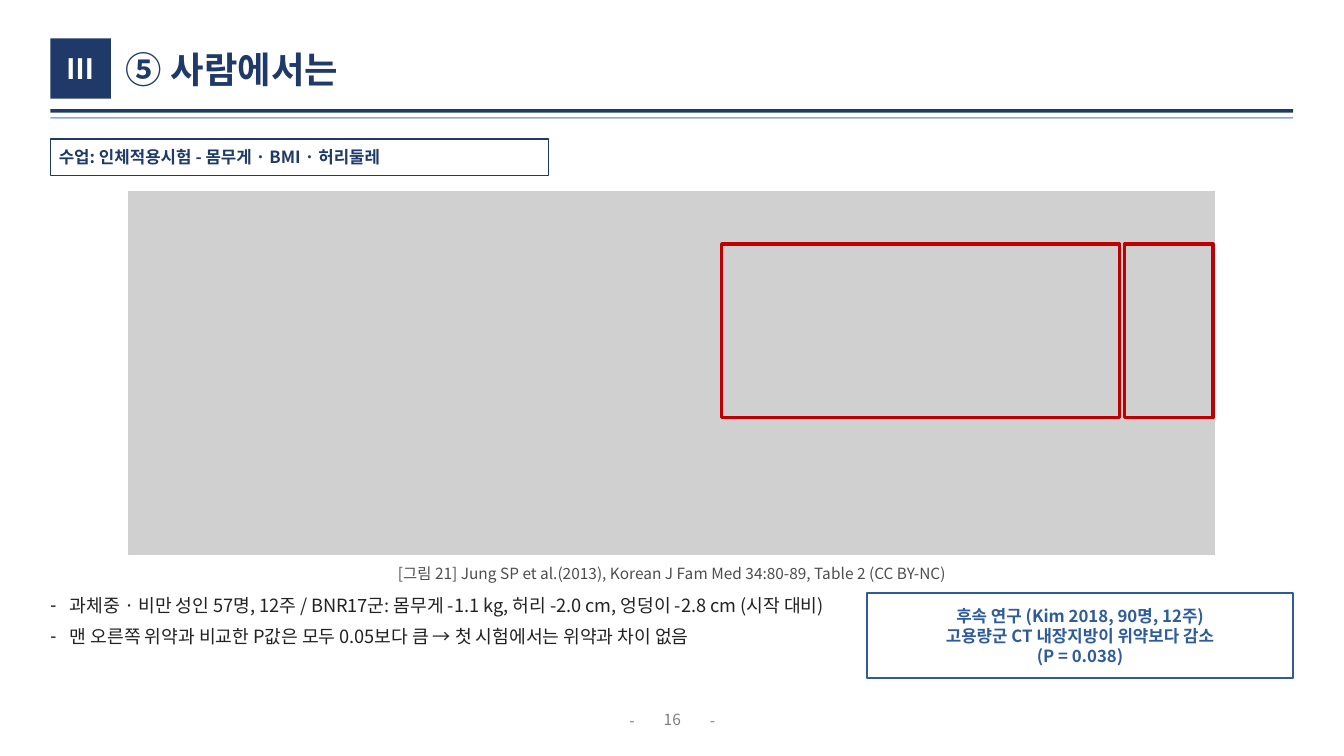
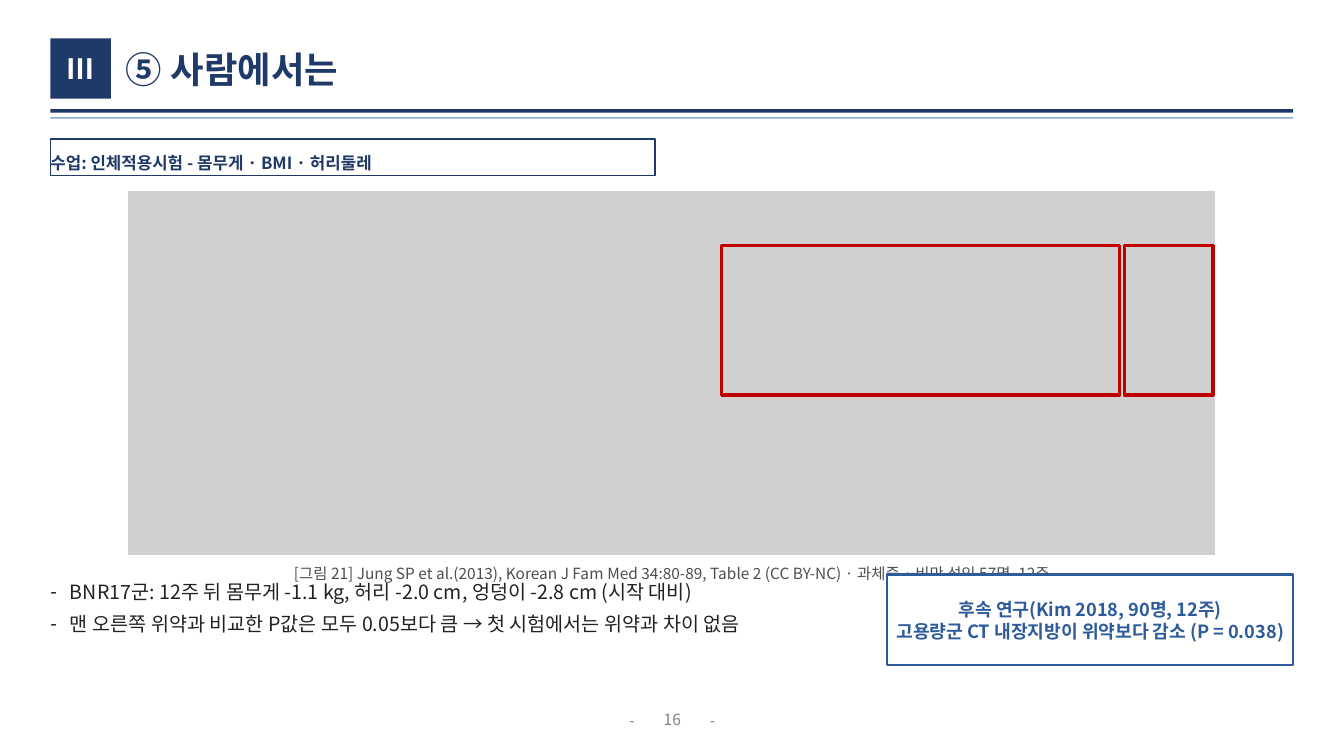
Before and after one commit to logvinca99-cell/logvinca, a slide deck: slide 16 of 발표자료/체중조절_발표_기능성식품학.pptx. Drawn at 1344x756 pixels with LibreOffice and Linux fonts; fonts in the diff are those of the drawing; grey boxes stand for pictures. Boxes give left, top, right and bottom in pixels: in the first picture for what was removed or moved away, otherwise in the second. Text is boxed around its words. In the diff, an @@ line names an element or a change of style, - is before the commit and + after.

```diff
--- a/발표자료/체중조절_발표_기능성식품학.pptx
+++ b/발표자료/체중조절_발표_기능성식품학.pptx
@@ rectangle "수업: 인체적용시험 - 몸무게 · ...": place and size @@
-rectangle "수업: 인체적용시험 - 몸무게 · ..." at box(50, 139, 549, 175)
+rectangle "수업: 인체적용시험 - 몸무게 · ..." at box(50, 139, 655, 175)
@@ rectangle: place and size @@
-rectangle at box(722, 244, 1120, 417)
+rectangle at box(722, 246, 1120, 395)
@@ rectangle: place and size @@
-rectangle at box(1124, 244, 1213, 417)
+rectangle at box(1124, 246, 1213, 395)
@@ text at box(294, 566, 1049, 584): text changed @@
-[그림 21] Jung SP et al.(2013), Korean J Fam Med 34:80-89, Table 2 (CC BY-NC)
+[그림 21] Jung SP et al.(2013), Korean J Fam Med 34:80-89, Table 2 (CC BY-NC) · 과체중 · 비만 성인 57명, 12주
@@ text "BNR17군: 12주 뒤 몸무게 -1.1 ...": place and size @@
-text "BNR17군: 12주 뒤 몸무게 -1.1 ..." at box(70, 597, 824, 645)
+text "BNR17군: 12주 뒤 몸무게 -1.1 ..." at box(70, 578, 740, 633)
@@ text at box(70, 578, 692, 604): text changed; size 13 to 14 pt @@
-– 과체중 · 비만 성인 57명, 12주 / BNR17군: 몸무게 -1.1 kg, 허리 -2.0 cm, 엉덩이 -2.8 cm (시작 대비)
+– BNR17군: 12주 뒤 몸무게 -1.1 kg, 허리 -2.0 cm, 엉덩이 -2.8 cm (시작 대비)
@@ rectangle "후속 연구(Kim 2018, 90명, 12주)": place and size @@
-rectangle "후속 연구(Kim 2018, 90명, 12주)" at box(867, 593, 1294, 679)
+rectangle "후속 연구(Kim 2018, 90명, 12주)" at box(887, 575, 1294, 665)
@@ text at box(70, 614, 740, 633): size 13 to 14 pt in "맨 오른쪽 위약과 비교한 P값은 모두 0.05보다 ..." @@
@@ text in rectangle at box(896, 600, 1284, 642): text changed; size 12 to 13 pt @@
-후속 연구 (Kim 2018, 90명, 12주)
-고용량군 CT 내장지방이 위약보다 감소
-(P = 0.038)
+후속 연구(Kim 2018, 90명, 12주)
+고용량군 CT 내장지방이 위약보다 감소 (P = 0.038)
```
Also in this commit, not shown: 10 other slides changed, 1 other file.
